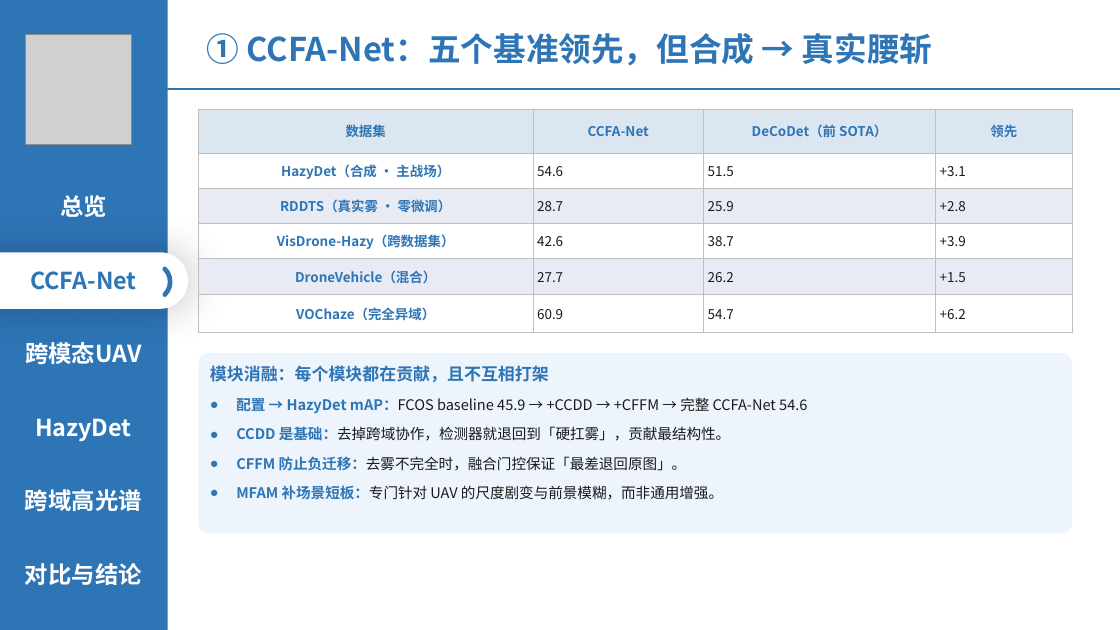
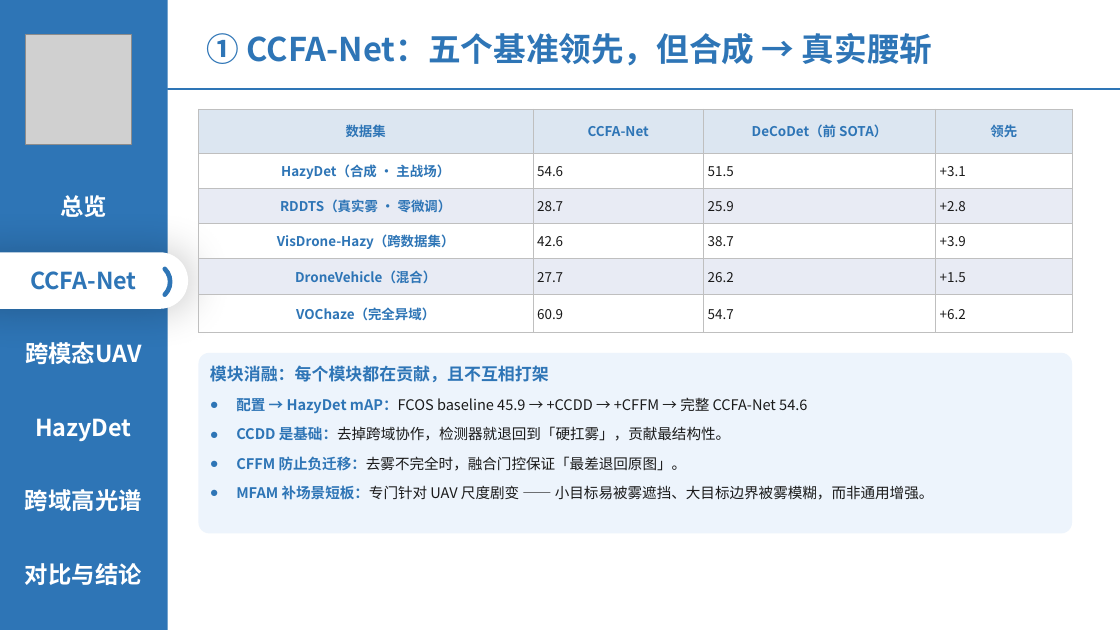
Before and after one commit to 139876/paper-notes, a slide deck: slide 7 of 论文精读/3-HazyDet精读/附件/四篇论文-组会汇报.pptx. Drawn at 1120x630 pixels with LibreOffice and Linux fonts; fonts in the diff are those of the drawing; grey boxes stand for pictures. Boxes give left, top, right and bottom in pixels: in the first picture for what was removed or moved away, otherwise in the second. Text is boxed around its words. In the diff, an @@ line names an element or a change of style, - is before the commit and + after.

```diff
--- a/论文精读/3-HazyDet精读/附件/四篇论文-组会汇报.pptx
+++ b/论文精读/3-HazyDet精读/附件/四篇论文-组会汇报.pptx
@@ text in rounded rectangle at <box>236,485,934,500</box>: text changed @@
-● MFAM 补场景短板：专门针对 UAV 的尺度剧变与前景模糊，而非通用增强。
+● MFAM 补场景短板：专门针对 UAV 尺度剧变 —— 小目标易被雾遮挡、大目标边界被雾模糊，而非通用增强。
```
Also in this commit, not shown: 1 other slide changed.
